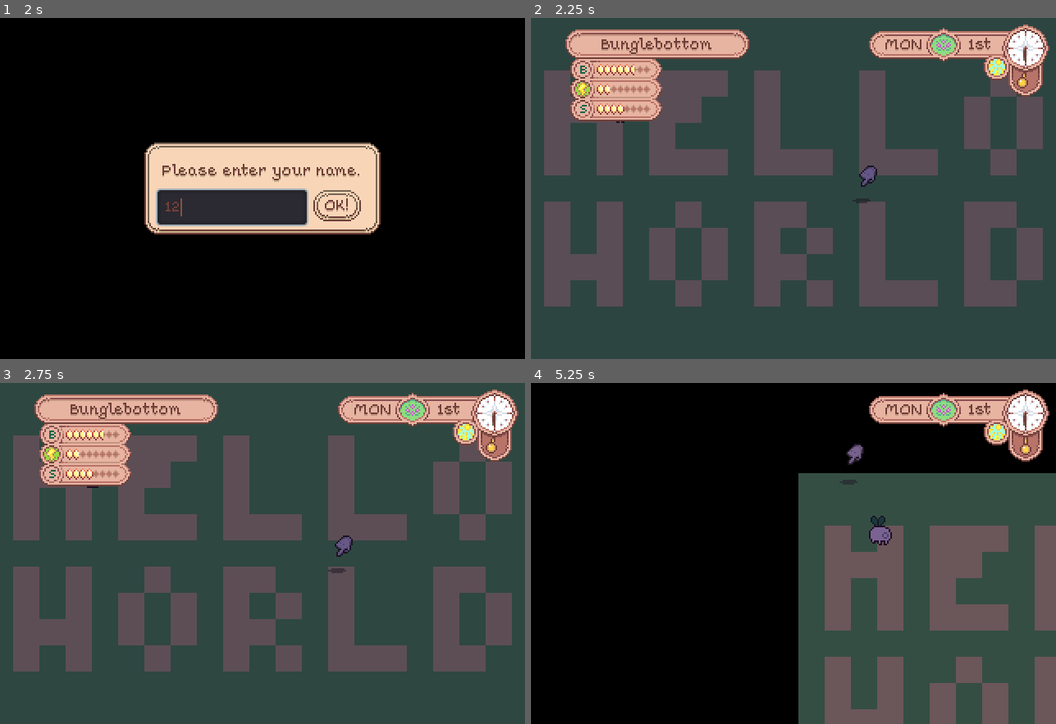
Above: before the commit, frames 1-4 (two rows, left to right).
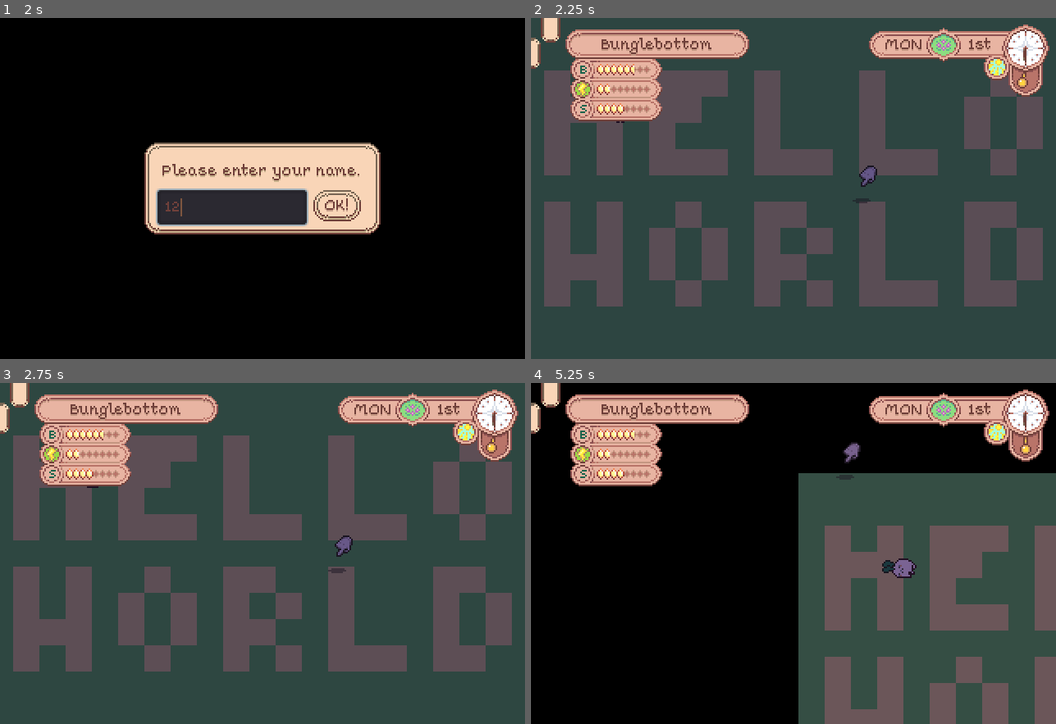
Above: after the commit, the same moments.

Repository: sand-bird/menagerie
Game: Godot game, scene res://system/game.tscn
The game is run twice, just before and just after one commit, with the same random seed, the same clock (stepped at 60 frames per second) and the same inputs.
Inputs (mouse positions are in pixels of both pictures, inside the frame that each line leads up to):
- Up to frame 1 (2 s): click "New Game" at 0.5 s; click (231, 208) at 1.27 s; type "12" at 1.35 s
- Up to frame 2 (2.25 s): click "OK!" at 2 s
- Up to frame 3 (2.75 s): no input
- Up to frame 4 (5.25 s): click (552, 393) at 2.77 s; tap Enter at 3.5 s; move the mouse to (909, 536) at 3.52 s; hold Right (ui_right) 3.53-4.25 s; click (909, 536) at 3.67 s; drag from (688, 570) to (909, 536) at 4.27 s; move the mouse to (846, 478) at 5.02 s; hold Right (ui_right) from 5.03 s (still down); click (846, 478) at 5.17 s

Frame 1 is identical in both runs. In frame 2, 0.4% of the frame differs, in the area x 0-6%, y 0-15%; in frame 3, 0.4%; in frame 4, 7.1%, in the area x 0-74%, y 0-58%.
Error in both runs: Invalid get index 'schemas' (on base: 'Dictionary'). (res://system/data.gd:44)

Commit message:
select entity and show interaction menu wip

Diff:
--- a/game/garden/camera.gd
+++ b/game/garden/camera.gd
@@ -103,6 +103,12 @@
 	target_pos = center_pos
 	align()
 
+func stick(target):
+	print('camera stick | to: ', target.position, ' | target_pos: ', target_pos)
+	# target_pos = target.position - screen_radius
+	stick_target = target
+	align()
+
 # --------------------------------------------------------------------------- #
 
 # scroll based on touch (or click) input. moves the camera opposite the drag
--- a/game/garden/camera.tscn
+++ b/game/garden/camera.tscn
@@ -3,27 +3,8 @@
 [ext_resource path="res://garden/camera.gd" type="Script" id=1]
 
 [node name="camera" type="Camera2D"]
-
 anchor_mode = 0
-rotating = false
 current = true
-zoom = Vector2( 1, 1 )
-limit_left = -10000000
-limit_top = -10000000
-limit_right = 10000000
-limit_bottom = 10000000
-limit_smoothed = false
 drag_margin_h_enabled = true
 drag_margin_v_enabled = true
-smoothing_enabled = false
-smoothing_speed = 5.0
-offset_v = 0.0
-offset_h = 0.0
-drag_margin_left = 0.2
-drag_margin_top = 0.2
-drag_margin_right = 0.2
-drag_margin_bottom = 0.2
-editor_draw_screen = true
-editor_draw_limits = false
-editor_draw_drag_margin = false
 script = ExtResource( 1 )
--- a/game/garden/cursor.gd
+++ b/game/garden/cursor.gd
@@ -16,6 +16,7 @@
 const VERTICAL_HAND_OFFSET = 8
 var hand_height = DEFAULT_HAND_HEIGHT
 
+var selecting = false
 # holds a pointer to the entity the cursor is currently stuck to, if one exists
 var curr_body = null
 # time in seconds to wait since the mouse was last moved before we warp the
@@ -88,11 +89,23 @@
 
 # --------------------------------------------------------------------------- #
 
+func _input(e):
+	if e is InputEventMouseButton and e.is_pressed():
+		if curr_body:
+			Dispatcher.emit_signal("entity_selected", curr_body)
+			print('clicked target')
+			selecting = true
+		else:
+			Dispatcher.emit_signal("entity_unselected")
+			selecting = false
+		get_tree().set_input_as_handled()
+
+
 func _process(delta):
 	measure_mouse_movement(delta)
 	# decide whether to follow a highlighted entity. if player has moved the
 	# mouse recently, then stop following so we don't get stuck.
-	if curr_body and time_since_mouse_moved > MOUSE_FOLLOW_DELAY:
+	if curr_body && time_since_mouse_moved > MOUSE_FOLLOW_DELAY and !selecting:
 		get_parent().set_mouse_position(curr_body.position)
 		# get_global_mouse_position doesn't update until the player moves the
 		# mouse manually, so we have to set this separately
--- a/game/garden/garden.gd
+++ b/game/garden/garden.gd
@@ -16,6 +16,8 @@
 func _ready():
 	Dispatcher.connect("entity_highlighted", self, "highlight")
 	Dispatcher.connect("entity_unhighlighted", self, "unhighlight")
+	Dispatcher.connect("entity_selected", self, "select")
+	Dispatcher.connect("entity_unselected", self, "unselect")
 
 # added to test pathing, camera sticking, etc. todo: remove someday
 var test_mon
@@ -51,6 +53,9 @@
 func get_screen_relative_mouse_pos():
 	return get_global_mouse_position() - $camera.get_camera_position()
 
+func get_screen_relative_position(pos):
+	return pos - $camera.get_camera_position()
+
 # --------------------------------------------------------------------------- #
 
 # if we're using a cursor, it'll trigger the "highlighted" dispatch when it
@@ -67,6 +72,19 @@
 func unhighlight(entity):
 	$ui/select_hud.unselect(entity)
 
+# --------------------------------------------------------------------------- #
+
+func select(entity):
+	print('garden select')
+	if entity.has_method("select"): entity.select()
+	$camera.stick(entity)
+	$ui/interact_hud.show_options(entity)
+	pass
+
+func unselect():
+	print('garden unselect')
+	$camera.stick_target = null
+	pass
 
 # =========================================================================== #
 #                          S E R I A L I Z A T I O N                          #
--- a/game/garden/garden.tscn
+++ b/game/garden/garden.tscn
@@ -10,6 +10,8 @@
 [ext_resource path="res://garden/cursor.tscn" type="PackedScene" id=8]
 [ext_resource path="res://ui/garden/clock_hud.tscn" type="PackedScene" id=9]
 [ext_resource path="res://ui/garden/select_hud.tscn" type="PackedScene" id=10]
+[ext_resource path="res://ui/garden/interact_hud.tscn" type="PackedScene" id=11]
+[ext_resource path="res://assets/ui/theme.tres" type="Theme" id=12]
 
 [sub_resource type="TileSet" id=1]
 0/name = ""
@@ -130,3 +132,7 @@
 [node name="clock_hud" parent="ui" instance=ExtResource( 9 )]
 
 [node name="select_hud" parent="ui" instance=ExtResource( 10 )]
+
+[node name="interact_hud" parent="ui" instance=ExtResource( 11 )]
+show_behind_parent = true
+theme = ExtResource( 12 )
--- a/game/system/constants.gd
+++ b/game/system/constants.gd
@@ -29,6 +29,10 @@
 enum Category {
 	RESOURCE, TOY, FOOD, POTION, SEED, MUSHROOM,
 	FRUIT, FLOWER, TREE, DECORATION, FLOORING
+}
+
+enum Direction {
+	TOP, BOTTOM, LEFT, RIGHT
 }
 
 # ------- #
--- /dev/null
+++ b/game/ui/garden/interact_hud.gd
@@ -0,0 +1,54 @@
+extends CenterContainer
+
+const EventButton = preload("res://ui/event_button.gd")
+const Direction = Constants.Direction
+
+var entity
+const BUTTON_OFFSET = 32
+
+var options = {
+	Direction.TOP: ['Pet', 'pet_monster'],
+	Direction.BOTTOM: ['Details', 'view_details'],
+	Direction.LEFT: ['Give', 'give_item'],
+	Direction.RIGHT: ['Hit', 'hit_monster']
+}
+
+var options2 = {
+	'top': ['Discipline', 'pet_monster'],
+	'bottom': ['Info', 'view_details'],
+	'left': ['Give', 'give_item'],
+	'right': ['Command', 'hit_monster']
+}
+
+var offsets = {
+	Direction.TOP: Vector2(0, -BUTTON_OFFSET),
+	Direction.BOTTOM: Vector2(0, BUTTON_OFFSET),
+	Direction.LEFT: Vector2(-BUTTON_OFFSET, 0),
+	Direction.RIGHT: Vector2(BUTTON_OFFSET, 0)
+}
+
+# Called when the node enters the scene tree for the first time.
+func _ready():
+	pass # Replace with function body.
+
+func show_options(selected_entity):
+	var buttons = {
+		left = $h/left,
+		right = $h/right,
+		top = $v/top,
+		bottom = $v/bottom
+	}
+	entity = selected_entity
+	if entity.entity_type == Constants.EntityType.MONSTER:
+		for dir in options2:
+			var option = options2[dir]
+			# var button = EventButton.new()
+			var button = buttons[dir]
+			button.text = option[0]
+			button.signal_name = option[1]
+			#add_child(button)
+			#button.rect_position += offsets[dir]
+
+func _physics_process(delta):
+	if entity:
+		rect_position = Player.garden.get_screen_relative_position(entity.position)
--- /dev/null
+++ b/game/ui/garden/interact_hud.tscn
@@ -0,0 +1,53 @@
+[gd_scene load_steps=4 format=2]
+
+[ext_resource path="res://ui/garden/interact_hud.gd" type="Script" id=1]
+[ext_resource path="res://addons/event_button/button.gd" type="Script" id=2]
+[ext_resource path="res://assets/ui/theme.tres" type="Theme" id=3]
+
+[node name="interact_hud" type="CenterContainer"]
+margin_left = -20.2327
+margin_top = -18.5665
+margin_right = 19.7673
+margin_bottom = 21.4335
+theme = ExtResource( 3 )
+script = ExtResource( 1 )
+__meta__ = {
+"_edit_use_anchors_": false
+}
+
+[node name="h" type="HSplitContainer" parent="."]
+margin_left = 2.0
+margin_top = 15.0
+margin_right = 38.0
+margin_bottom = 34.0
+split_offset = 20
+
+[node name="left" type="Button" parent="h"]
+margin_right = 12.0
+margin_bottom = 19.0
+script = ExtResource( 2 )
+
+[node name="right" type="Button" parent="h"]
+margin_left = 24.0
+margin_right = 36.0
+margin_bottom = 19.0
+script = ExtResource( 2 )
+
+[node name="v" type="VSplitContainer" parent="."]
+margin_left = 14.0
+margin_right = 26.0
+margin_bottom = 50.0
+
+[node name="top" type="Button" parent="v"]
+margin_right = 12.0
+margin_bottom = 19.0
+script = ExtResource( 2 )
+__meta__ = {
+"_edit_use_anchors_": false
+}
+
+[node name="bottom" type="Button" parent="v"]
+margin_top = 31.0
+margin_right = 12.0
+margin_bottom = 50.0
+script = ExtResource( 2 )
Not shown: 1 places in game/garden/garden.tscn that only renumber resources
